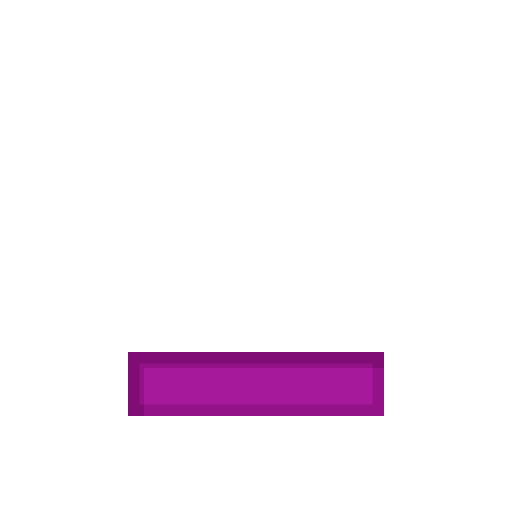
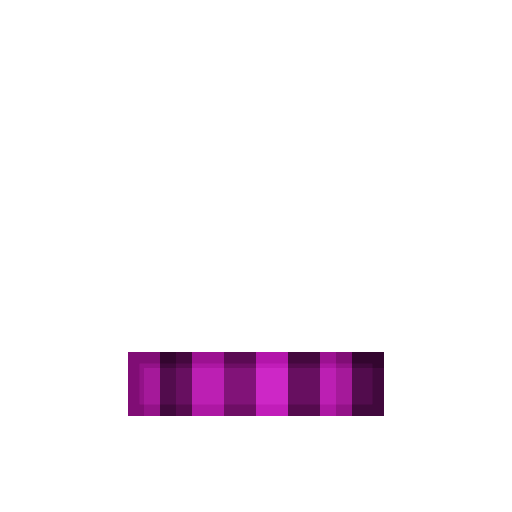
The second (512, 512) image is a revision of the first. Changes to its layers:
added layer "Rectangle" (1st of 3) (overlay, 25%) above "Rectangle" over [176, 352, 336, 416]
added layer "Rectangle" (2nd of 3) (overlay, 25%) above "Composite Path" over [224, 352, 288, 416]
added layer "Composite Path" (50%) above "Rectangle 1" over [160, 352, 384, 416]
